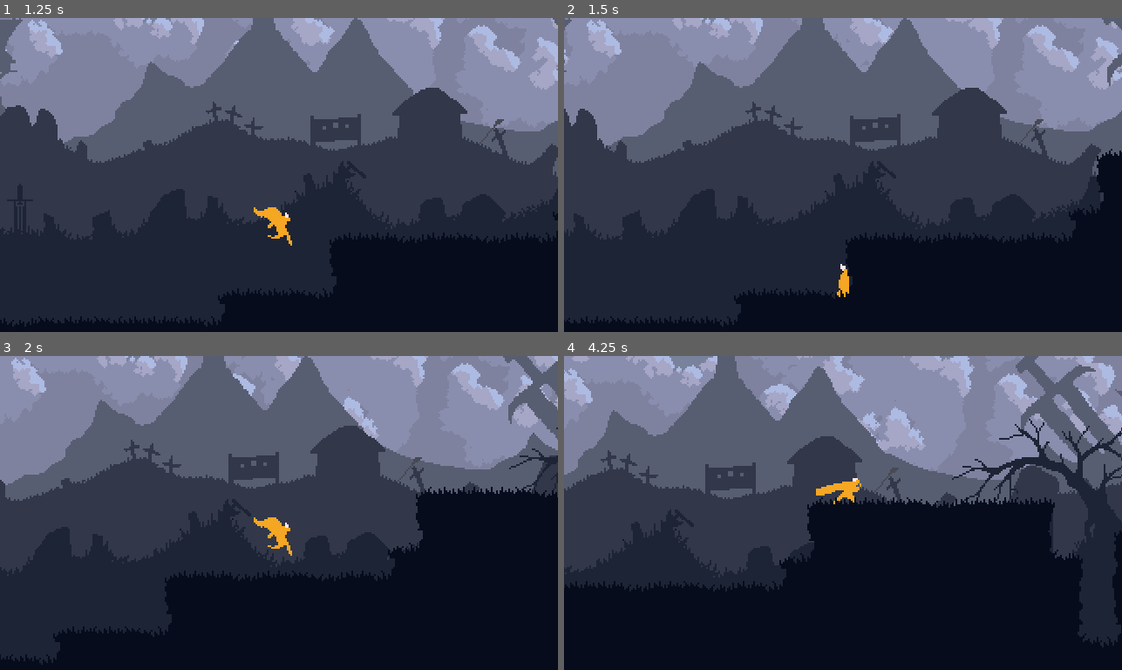
Above: before the commit, frames 1-4 (two rows, left to right).
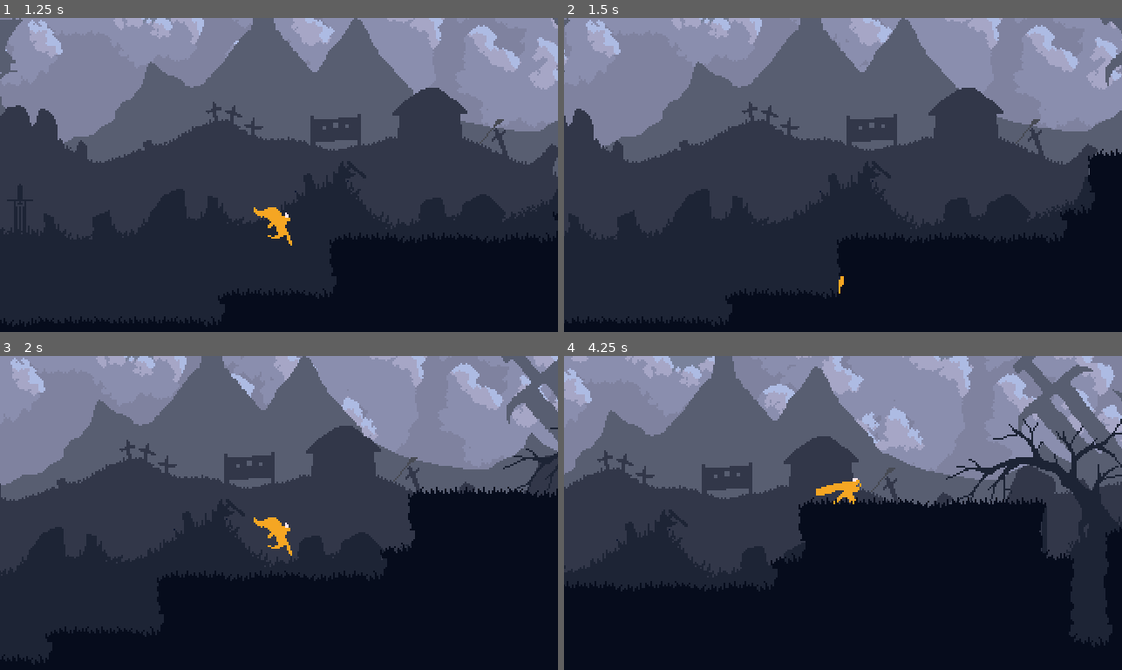
Above: after the commit, the same moments.

Repository: petrik33/bsu-action-platformer
Game: Godot game, scene res://scene/game.tscn
Two runs of this game, one before a commit and one after it. Both use one fixed random seed, a clock stepped at 60 frames per second and the inputs below.
Inputs:
- Up to frame 1 (1.25 s): hold D (right) from 0.53 s (still down); tap Space (jump) at 0.77 s
- Up to frame 2 (1.5 s): keep holding D (right)
- Up to frame 3 (2 s): keep holding D (right); tap Space (jump) at 1.52 s
- Up to frame 4 (4.25 s): release D (right) at 2.03 s; hold A (left) 2.03-2.78 s; hold D (right) from 2.78 s (still down); tap Space (jump) at 3.02, 3.77 s

Frame 1 is identical in both runs. In frame 2, 4.0% of the frame differs, in the area x 0-100%, y 0-99%; in frame 3, 4.2%; in frame 4, 7.0%, in the area x 0-100%, y 0-93%.

Commit message:
fix tileset physics and terrain set

Diff:
--- a/scene/game.tscn
+++ b/scene/game.tscn
@@ -11,15 +11,11 @@
 texture = ExtResource("5_xlg7c")
 3:0/0 = 0
 3:0/0/terrain_set = 0
-3:0/0/physics_layer_0/polygon_0/points = PackedVector2Array(3.1939936, -8, 8, -8, 8, 8, 3.0957165, 8)
-3:0/0/terrains_peering_bit/right_side = 0
 3:0/0/terrains_peering_bit/bottom_right_corner = 0
 3:0/0/terrains_peering_bit/top_right_corner = 0
 4:0/0 = 0
 4:0/0/terrain_set = 0
-4:0/0/physics_layer_0/polygon_0/points = PackedVector2Array(-3.1939936, 8, -8, 8, -8, -8, -3.0957165, -8)
 4:0/0/terrains_peering_bit/bottom_left_corner = 0
-4:0/0/terrains_peering_bit/left_side = 0
 4:0/0/terrains_peering_bit/top_left_corner = 0
 0:1/next_alternative_id = 4
 0:1/0 = 0
@@ -27,184 +23,127 @@
 0:1/0/terrains_peering_bit/bottom_left_corner = 0
 3:1/0 = 0
 3:1/0/terrain_set = 0
-3:1/0/physics_layer_0/polygon_0/points = PackedVector2Array(3.1939936, -8, 8, -8, 8, 8, 3.0957165, 8)
-3:1/0/terrains_peering_bit/right_side = 0
 3:1/0/terrains_peering_bit/bottom_right_corner = 0
 3:1/0/terrains_peering_bit/top_right_corner = 0
 4:1/0 = 0
 4:1/0/terrain_set = 0
-4:1/0/physics_layer_0/polygon_0/points = PackedVector2Array(-3.1939936, 8, -8, 8, -8, -8, -3.0957165, -8)
 4:1/0/terrains_peering_bit/bottom_right_corner = 0
-4:1/0/terrains_peering_bit/bottom_side = 0
 4:1/0/terrains_peering_bit/bottom_left_corner = 0
-4:1/0/terrains_peering_bit/left_side = 0
 4:1/0/terrains_peering_bit/top_left_corner = 0
 5:1/0 = 0
 5:1/0/terrain_set = 0
 5:1/0/terrains_peering_bit/bottom_right_corner = 0
-5:1/0/terrains_peering_bit/bottom_side = 0
 5:1/0/terrains_peering_bit/bottom_left_corner = 0
 6:1/0 = 0
 6:1/0/terrain_set = 0
 6:1/0/terrains_peering_bit/bottom_right_corner = 0
-6:1/0/terrains_peering_bit/bottom_side = 0
 6:1/0/terrains_peering_bit/bottom_left_corner = 0
 7:1/0 = 0
 7:1/0/terrain_set = 0
 7:1/0/terrains_peering_bit/bottom_right_corner = 0
-7:1/0/terrains_peering_bit/bottom_side = 0
 7:1/0/terrains_peering_bit/bottom_left_corner = 0
 0:2/next_alternative_id = 2
 0:2/0 = 0
 0:2/0/terrain_set = 0
-0:2/0/physics_layer_0/polygon_0/points = PackedVector2Array(-8, -8, -1.1316719, -8, -1.1316719, -2.6986008, -8, -2.6986008)
 0:2/0/terrains_peering_bit/top_left_corner = 0
 3:2/0 = 0
 3:2/0/terrain_set = 0
-3:2/0/physics_layer_0/polygon_0/points = PackedVector2Array(3.1939936, -8, 8, -8, 8, 8, 3.0957165, 8)
-3:2/0/terrains_peering_bit/right_side = 0
 3:2/0/terrains_peering_bit/bottom_right_corner = 0
 3:2/0/terrains_peering_bit/top_right_corner = 0
 4:2/0 = 0
 4:2/0/terrain_set = 0
 4:2/0/terrain = 0
 4:2/0/physics_layer_0/polygon_0/points = PackedVector2Array(-8, -8, 8, -8, 8, 8, -8, 8)
-4:2/0/terrains_peering_bit/right_side = 0
 4:2/0/terrains_peering_bit/bottom_right_corner = 0
-4:2/0/terrains_peering_bit/bottom_side = 0
 4:2/0/terrains_peering_bit/bottom_left_corner = 0
-4:2/0/terrains_peering_bit/left_side = 0
 4:2/0/terrains_peering_bit/top_left_corner = 0
-4:2/0/terrains_peering_bit/top_side = 0
 4:2/0/terrains_peering_bit/top_right_corner = 0
 5:2/0 = 0
 5:2/0/terrain_set = 0
 5:2/0/terrain = 0
 5:2/0/physics_layer_0/polygon_0/points = PackedVector2Array(-8, -8, 8, -8, 8, 8, -8, 8)
-5:2/0/terrains_peering_bit/right_side = 0
 5:2/0/terrains_peering_bit/bottom_right_corner = 0
-5:2/0/terrains_peering_bit/bottom_side = 0
 5:2/0/terrains_peering_bit/bottom_left_corner = 0
-5:2/0/terrains_peering_bit/left_side = 0
 5:2/0/terrains_peering_bit/top_left_corner = 0
-5:2/0/terrains_peering_bit/top_side = 0
 5:2/0/terrains_peering_bit/top_right_corner = 0
 6:2/0 = 0
 6:2/0/terrain_set = 0
-6:2/0/physics_layer_0/polygon_0/points = PackedVector2Array(-8, 8, -8, -8, 8, -8, 8, -3.0957165, 0.6387987, -0.14741516, -2.800887, 8)
 6:2/0/terrains_peering_bit/bottom_left_corner = 0
-6:2/0/terrains_peering_bit/left_side = 0
 6:2/0/terrains_peering_bit/top_left_corner = 0
-6:2/0/terrains_peering_bit/top_side = 0
 6:2/0/terrains_peering_bit/top_right_corner = 0
 7:2/0 = 0
 7:2/0/terrain_set = 0
-7:2/0/physics_layer_0/polygon_0/points = PackedVector2Array(-8, -8, 8, -8, 8, -3.9173222, -8, -3.9173222)
 7:2/0/terrains_peering_bit/top_left_corner = 0
-7:2/0/terrains_peering_bit/top_side = 0
 7:2/0/terrains_peering_bit/top_right_corner = 0
 1:3/0 = 0
 1:3/0/terrain_set = 0
 1:3/0/terrains_peering_bit/bottom_right_corner = 0
 3:3/0 = 0
 3:3/0/terrain_set = 0
-3:3/0/physics_layer_0/polygon_0/points = PackedVector2Array(3.1939936, -8, 8, -8, 8, 8, 3.0957165, 8)
-3:3/0/terrains_peering_bit/right_side = 0
 3:3/0/terrains_peering_bit/bottom_right_corner = 0
-3:3/0/terrains_peering_bit/bottom_side = 0
 3:3/0/terrains_peering_bit/bottom_left_corner = 0
 3:3/0/terrains_peering_bit/top_right_corner = 0
 4:3/0 = 0
 4:3/0/terrain_set = 0
 4:3/0/terrain = 0
 4:3/0/physics_layer_0/polygon_0/points = PackedVector2Array(-8, -8, 8, -8, 8, 8, -8, 8)
-4:3/0/terrains_peering_bit/right_side = 0
 4:3/0/terrains_peering_bit/bottom_right_corner = 0
-4:3/0/terrains_peering_bit/bottom_side = 0
 4:3/0/terrains_peering_bit/bottom_left_corner = 0
-4:3/0/terrains_peering_bit/left_side = 0
 4:3/0/terrains_peering_bit/top_left_corner = 0
-4:3/0/terrains_peering_bit/top_side = 0
 4:3/0/terrains_peering_bit/top_right_corner = 0
 5:3/0 = 0
 5:3/0/terrain_set = 0
 5:3/0/terrain = 0
 5:3/0/physics_layer_0/polygon_0/points = PackedVector2Array(-8, -8, 8, -8, 8, 8, -8, 8)
-5:3/0/terrains_peering_bit/right_side = 0
 5:3/0/terrains_peering_bit/bottom_right_corner = 0
-5:3/0/terrains_peering_bit/bottom_side = 0
 5:3/0/terrains_peering_bit/bottom_left_corner = 0
-5:3/0/terrains_peering_bit/left_side = 0
 5:3/0/terrains_peering_bit/top_left_corner = 0
-5:3/0/terrains_peering_bit/top_side = 0
 5:3/0/terrains_peering_bit/top_right_corner = 0
 6:3/0 = 0
 6:3/0/terrain_set = 0
-6:3/0/physics_layer_0/polygon_0/points = PackedVector2Array(-3.1939936, 8, -8, 8, -8, -8, -3.0957165, -8)
 6:3/0/terrains_peering_bit/bottom_left_corner = 0
-6:3/0/terrains_peering_bit/left_side = 0
 6:3/0/terrains_peering_bit/top_left_corner = 0
 7:3/0 = 0
 1:4/0 = 0
 1:4/0/terrain_set = 0
-1:4/0/physics_layer_0/polygon_0/points = PackedVector2Array(1.13167, -8, 8, -8, 8, -1.6539822, 1.13167, -1.828085)
 1:4/0/terrains_peering_bit/top_right_corner = 0
 2:4/0 = 0
 2:4/0/terrain_set = 0
-2:4/0/physics_layer_0/polygon_0/points = PackedVector2Array(-8, -8, 8, -8, 8, -2.8727036, -8, -2.8727036)
 2:4/0/terrains_peering_bit/top_left_corner = 0
-2:4/0/terrains_peering_bit/top_side = 0
 2:4/0/terrains_peering_bit/top_right_corner = 0
 3:4/0 = 0
 3:4/0/terrain_set = 0
-3:4/0/physics_layer_0/polygon_0/points = PackedVector2Array(-8, -8, 8, -8, 8, -2.8727036, -8, -2.8727036)
 3:4/0/terrains_peering_bit/top_left_corner = 0
-3:4/0/terrains_peering_bit/top_side = 0
 3:4/0/terrains_peering_bit/top_right_corner = 0
 4:4/0 = 0
 4:4/0/terrain_set = 0
-4:4/0/physics_layer_0/polygon_0/points = PackedVector2Array(-8, -8, 8, -8, 8, -2.8727036, -8, -2.8727036)
 4:4/0/terrains_peering_bit/top_left_corner = 0
-4:4/0/terrains_peering_bit/top_side = 0
 4:4/0/terrains_peering_bit/top_right_corner = 0
 5:4/0 = 0
 5:4/0/terrain_set = 0
-5:4/0/physics_layer_0/polygon_0/points = PackedVector2Array(-8, -8, 8, -8, 8, 8, 3.0957165, 8, 0.14741516, 0.6387987, -8, -2.800887)
-5:4/0/terrains_peering_bit/right_side = 0
 5:4/0/terrains_peering_bit/bottom_right_corner = 0
 5:4/0/terrains_peering_bit/top_left_corner = 0
-5:4/0/terrains_peering_bit/top_side = 0
 5:4/0/terrains_peering_bit/top_right_corner = 0
 6:4/0 = 0
 6:4/0/terrain_set = 0
-6:4/0/physics_layer_0/polygon_0/points = PackedVector2Array(-3.1939936, 8, -8, 8, -8, -8, -3.0957165, -8)
 6:4/0/terrains_peering_bit/bottom_left_corner = 0
-6:4/0/terrains_peering_bit/left_side = 0
 6:4/0/terrains_peering_bit/top_left_corner = 0
 2:5/0 = 0
 3:5/0 = 0
 4:5/0 = 0
 5:5/0 = 0
 5:5/0/terrain_set = 0
-5:5/0/physics_layer_0/polygon_0/points = PackedVector2Array(3.1939936, -8, 8, -8, 8, 8, 3.0957165, 8)
-5:5/0/terrains_peering_bit/right_side = 0
 5:5/0/terrains_peering_bit/bottom_right_corner = 0
 5:5/0/terrains_peering_bit/top_right_corner = 0
 6:5/0 = 0
 6:5/0/terrain_set = 0
-6:5/0/physics_layer_0/polygon_0/points = PackedVector2Array(-3.1939936, 8, -8, 8, -8, -8, -3.0957165, -8)
 6:5/0/terrains_peering_bit/bottom_left_corner = 0
-6:5/0/terrains_peering_bit/left_side = 0
 6:5/0/terrains_peering_bit/top_left_corner = 0
 5:6/0 = 0
 5:6/0/terrain_set = 0
-5:6/0/physics_layer_0/polygon_0/points = PackedVector2Array(1.13167, -8, 8, -8, 8, 1.6539803, 1.13167, 1.6539803)
-5:6/0/terrains_peering_bit/right_side = 0
 5:6/0/terrains_peering_bit/top_right_corner = 0
 6:6/0 = 0
 6:6/0/terrain_set = 0
-6:6/0/physics_layer_0/polygon_0/points = PackedVector2Array(-2.8727036, 1.828083, -8, 1.828083, -8, -8, -3.220911, -8)
-6:6/0/terrains_peering_bit/left_side = 0
 6:6/0/terrains_peering_bit/top_left_corner = 0
 3:7/0 = 0
 4:7/0 = 0
@@ -212,12 +151,11 @@
 2:3/0 = 0
 2:3/0/terrain_set = 0
 2:3/0/terrains_peering_bit/bottom_right_corner = 0
-2:3/0/terrains_peering_bit/bottom_side = 0
 2:3/0/terrains_peering_bit/bottom_left_corner = 0
 
 [sub_resource type="TileSet" id="TileSet_qpk70"]
 physics_layer_0/collision_layer = 1
-terrain_set_0/mode = 0
+terrain_set_0/mode = 1
 terrain_set_0/terrain_0/name = "Terrain 0"
 terrain_set_0/terrain_0/color = Color(0.5, 0.34375, 0.25, 1)
 sources/0 = SubResource("TileSetAtlasSource_xlg7c")
